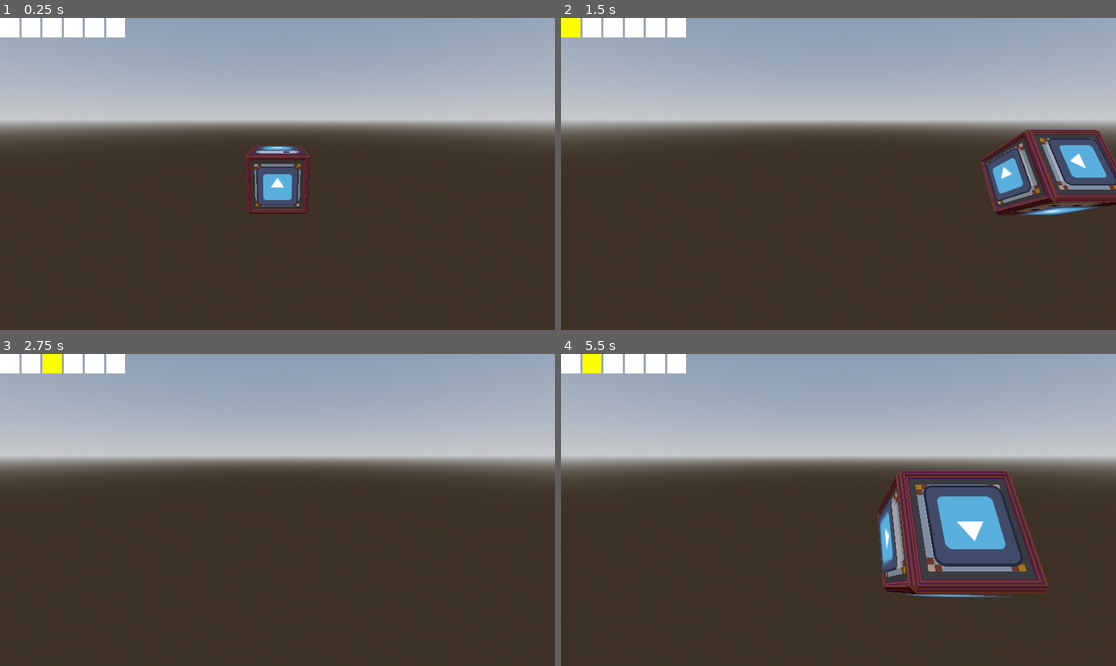
Above: before the commit, frames 1-4 (two rows, left to right).
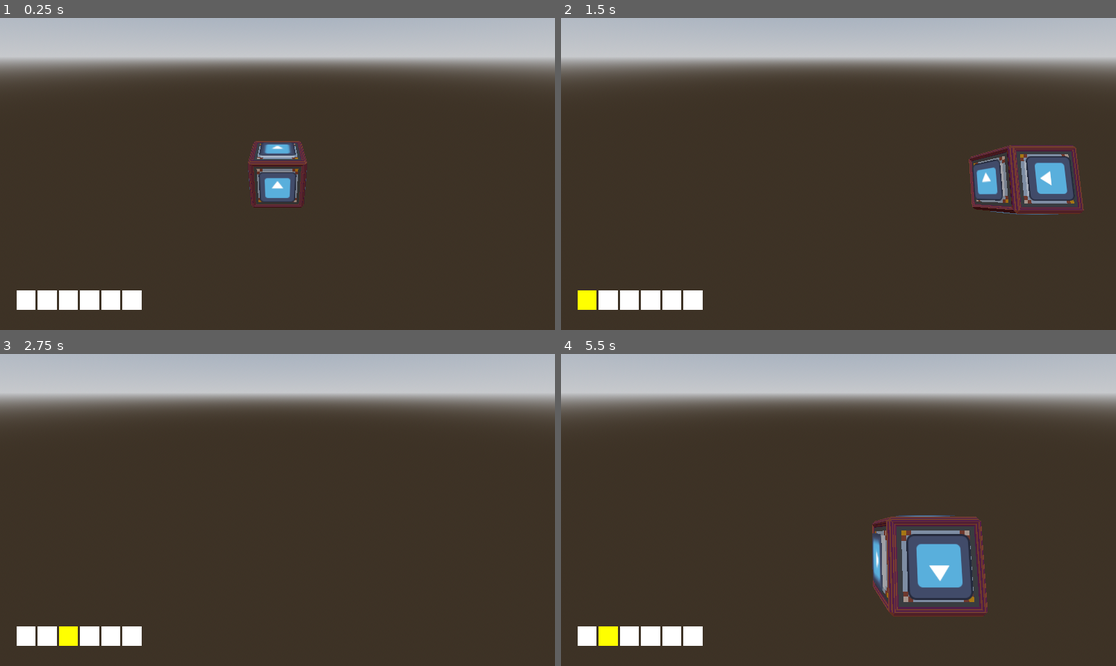
Above: after the commit, the same moments.

Repository: artbydaelok/DiceDeckBuilder
Game: Godot game, scene res://main.tscn
Two runs of this game, one before a commit and one after it. Both use one fixed random seed, a clock stepped at 60 frames per second and the inputs below. The engine's default icon, where the game draws it, is replaced by a stand-in: a white triangle on a blue panel in a dark square.
Inputs:
- Up to frame 1 (0.25 s): no input
- Up to frame 2 (1.5 s): tap Enter at 0.5 s; hold D (move_right) 0.53-1.28 s; hold S (move_backward) from 1.28 s (still down)
- Up to frame 3 (2.75 s): release S (move_backward) at 2.03 s; hold D (move_right) from 2.03 s (still down)
- Up to frame 4 (5.5 s): release D (move_right) at 2.78 s; hold W (move_forward) 2.78-3.53 s; hold A (move_left) 3.53-5.03 s; hold S (move_backward) from 5.03 s (still down)

The runs differ from the first frame. In frame 1, 41% of the frame differs, in the area x 0-100%, y 0-94%; in frame 2, 44%; in frame 3, 39%; in frame 4, 50%.

Commit message:
Made starting changes

Diff:
--- a/card/inventory.gd
+++ b/card/inventory.gd
@@ -1,4 +1,4 @@
-extends Control
+extends HBoxContainer
 
 
 # Called when the node enters the scene tree for the first time.
@@ -10,6 +10,6 @@
 	pass
 
 func on_dice_moved(_index):
-	for c in $HBoxContainer.get_children():
+	for c in get_children():
 		c.color = Color.WHITE
-	$HBoxContainer.get_child(_index - 1).color = Color.YELLOW
+	get_child(_index - 1).color = Color.YELLOW
--- a/card/inventory.tscn
+++ b/card/inventory.tscn
@@ -2,40 +2,31 @@
 
 [ext_resource type="Script" path="res://card/inventory.gd" id="1_7n1xt"]
 
-[node name="Inventory" type="Control"]
-layout_mode = 3
-anchors_preset = 15
-anchor_right = 1.0
-anchor_bottom = 1.0
-grow_horizontal = 2
-grow_vertical = 2
+[node name="HBoxContainer" type="HBoxContainer"]
+offset_right = 40.0
+offset_bottom = 40.0
 script = ExtResource("1_7n1xt")
 
-[node name="HBoxContainer" type="HBoxContainer" parent="."]
-layout_mode = 0
-offset_right = 40.0
-offset_bottom = 40.0
-
-[node name="ColorRect" type="ColorRect" parent="HBoxContainer"]
+[node name="ColorRect" type="ColorRect" parent="."]
 custom_minimum_size = Vector2(40, 40)
 layout_mode = 2
 
-[node name="ColorRect2" type="ColorRect" parent="HBoxContainer"]
+[node name="ColorRect2" type="ColorRect" parent="."]
 custom_minimum_size = Vector2(40, 40)
 layout_mode = 2
 
-[node name="ColorRect3" type="ColorRect" parent="HBoxContainer"]
+[node name="ColorRect3" type="ColorRect" parent="."]
 custom_minimum_size = Vector2(40, 40)
 layout_mode = 2
 
-[node name="ColorRect4" type="ColorRect" parent="HBoxContainer"]
+[node name="ColorRect4" type="ColorRect" parent="."]
 custom_minimum_size = Vector2(40, 40)
 layout_mode = 2
 
-[node name="ColorRect5" type="ColorRect" parent="HBoxContainer"]
+[node name="ColorRect5" type="ColorRect" parent="."]
 custom_minimum_size = Vector2(40, 40)
 layout_mode = 2
 
-[node name="ColorRect6" type="ColorRect" parent="HBoxContainer"]
+[node name="ColorRect6" type="ColorRect" parent="."]
 custom_minimum_size = Vector2(40, 40)
 layout_mode = 2
--- a/game_events/GameEvents.gd
+++ /dev/null
@@ -1,3 +0,0 @@
-extends Node
-
-signal dice_moved(number: int)
--- /dev/null
+++ b/game_events/game_events.gd
@@ -0,0 +1,9 @@
+extends Node
+
+signal dice_moved(number: int)
+
+func _ready():
+	dice_moved.connect(on_dice_moved)
+
+func on_dice_moved(number: int):
+	print(number)
--- a/game_events/game_events.tscn
+++ b/game_events/game_events.tscn
@@ -1,6 +1,6 @@
 [gd_scene load_steps=2 format=3 uid="uid://bihy8dpooab2l"]
 
-[ext_resource type="Script" path="res://game_events/GameEvents.gd" id="1_mh7t8"]
+[ext_resource type="Script" path="res://game_events/game_events.gd" id="1_mh7t8"]
 
 [node name="GameEvents" type="Node"]
 script = ExtResource("1_mh7t8")
--- a/main.tscn
+++ b/main.tscn
@@ -22,13 +22,21 @@
 [node name="UI" type="CanvasLayer" parent="Game"]
 
 [node name="Inventory" parent="Game/UI" instance=ExtResource("1_yb0n1")]
+anchors_preset = 2
+anchor_top = 1.0
+anchor_bottom = 1.0
+offset_left = 34.0
+offset_top = -82.0
+offset_right = 298.0
+offset_bottom = -42.0
+grow_vertical = 0
 
 [node name="Board" type="Node3D" parent="Game"]
 
 [node name="Player" parent="Game/Board" instance=ExtResource("1_8na6s")]
 
 [node name="Camera3D" type="Camera3D" parent="Game/Board"]
-transform = Transform3D(1, 0, 0, 0, 0.965926, 0.258819, 0, -0.258819, 0.965926, 0, 3, 7)
+transform = Transform3D(1, 0, 0, 0, 0.866025, 0.5, 0, -0.5, 0.866025, 0, 5, 7)
 
 [node name="WorldEnvironment" type="WorldEnvironment" parent="Game/Board"]
 environment = SubResource("Environment_bfiuj")
--- a/player/Player.gd
+++ b/player/Player.gd
@@ -23,10 +23,11 @@
 
 var grid_pos : Vector2
 
+var health : int = 100
+
 # Called when the node enters the scene tree for the first time.
 func _ready():
 	grid_pos = Vector2(x_gris_pos, y_grid_pos)
-
 
 # Called every frame. 'delta' is the elapsed time since the previous frame.
 func _physics_process(delta):
@@ -66,8 +67,6 @@
 	mesh.global_transform.basis = b
 	rolling = false
 
-	print(grid_pos)
-
 	detect_side_up()
 
 func detect_side_up():
--- a/project.godot
+++ b/project.godot
@@ -12,7 +12,7 @@
 
 config/name="DiceDeckbuilderGame"
 run/main_scene="res://main.tscn"
-config/features=PackedStringArray("4.1", "GL Compatibility")
+config/features=PackedStringArray("4.2", "GL Compatibility")
 config/icon="res://icon.svg"
 
 [autoload]
